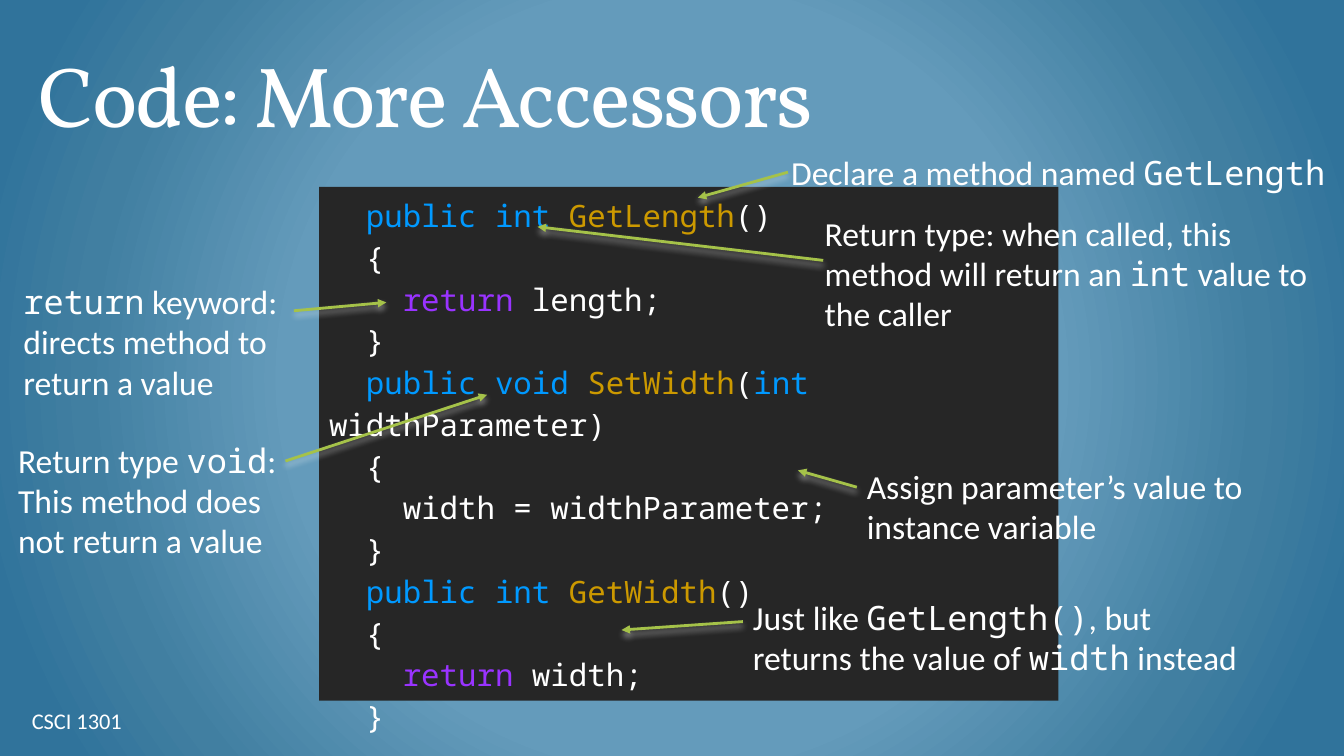
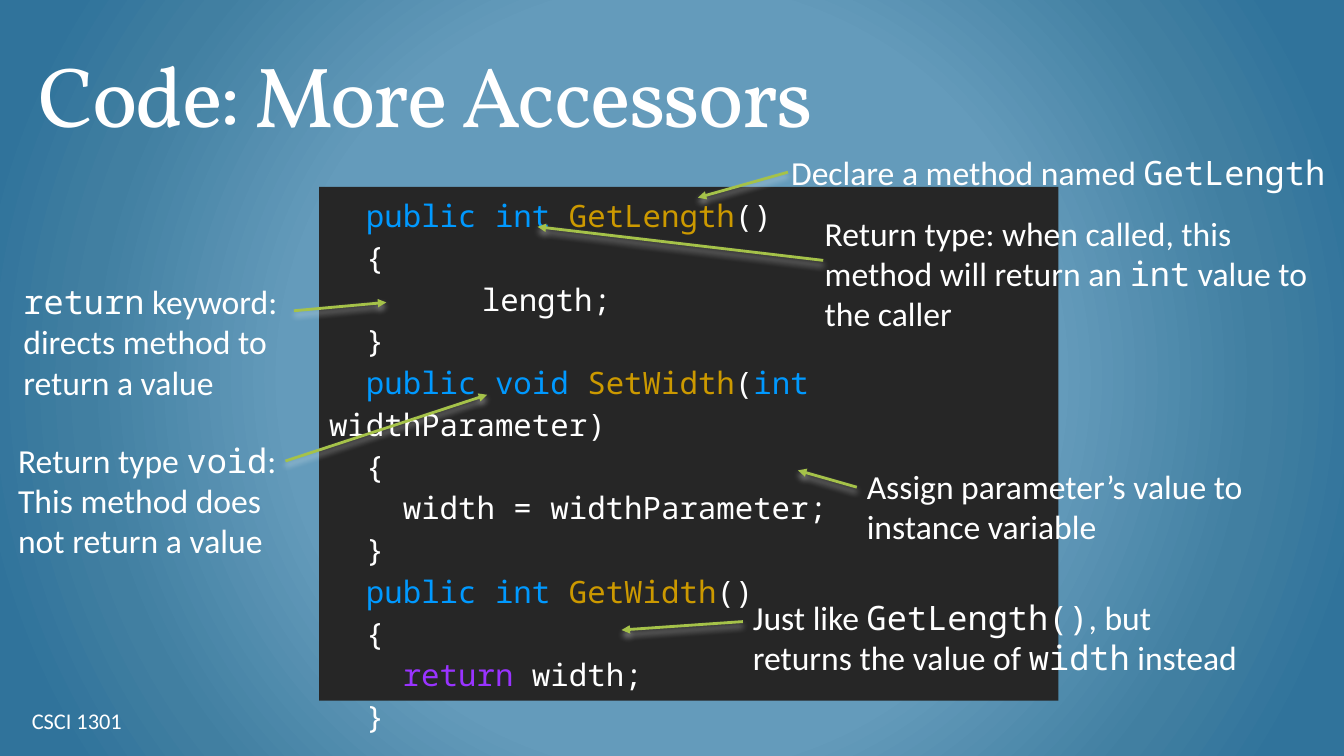
Before and after one commit to csci-1301/csci-1301.github.io, a slide deck: slide 8 of lectures/060_object_oriented_intro/Objects-Intro.pptx. Drawn at 1344x756 pixels with LibreOffice and Linux fonts; fonts in the diff are those of the drawing; background and template pictures are left out. Boxes give left, top, right and bottom in pixels: in the first picture for what was removed or moved away, otherwise in the second. Text is boxed around its words. In the diff, an @@ line names an element or a change of style, - is before the commit and + after.

```diff
--- a/lectures/060_object_oriented_intro/Objects-Intro.pptx
+++ b/lectures/060_object_oriented_intro/Objects-Intro.pptx
@@ text in rectangle at <box>482,287,611,319</box>: text changed @@
-return length;
+length;
```
Also in this commit, not shown: 5 other slides changed, 5 slides added, 12 other files.
